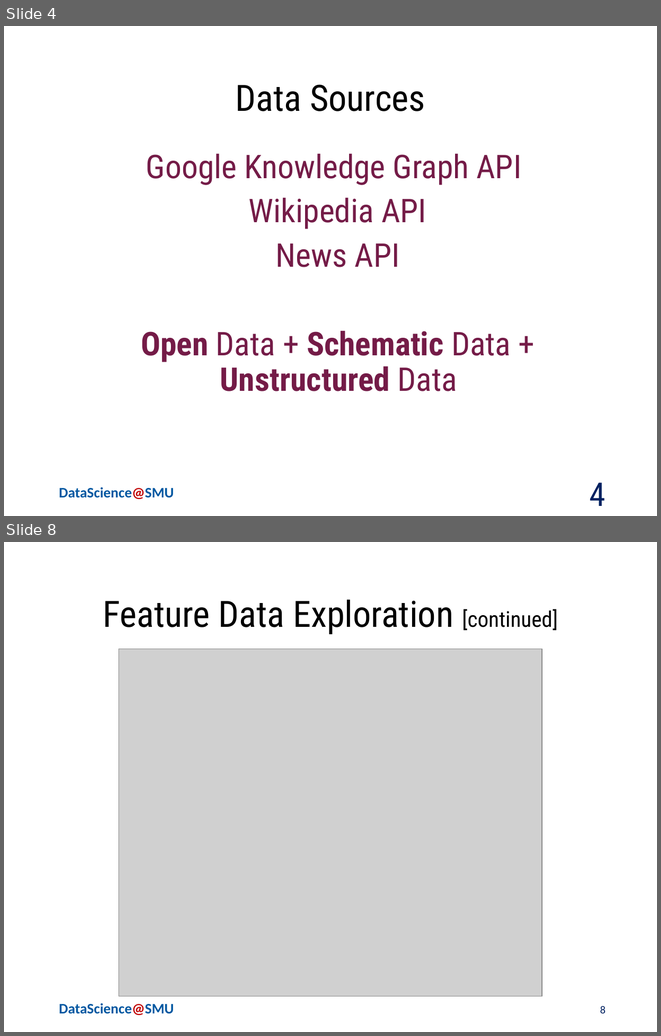
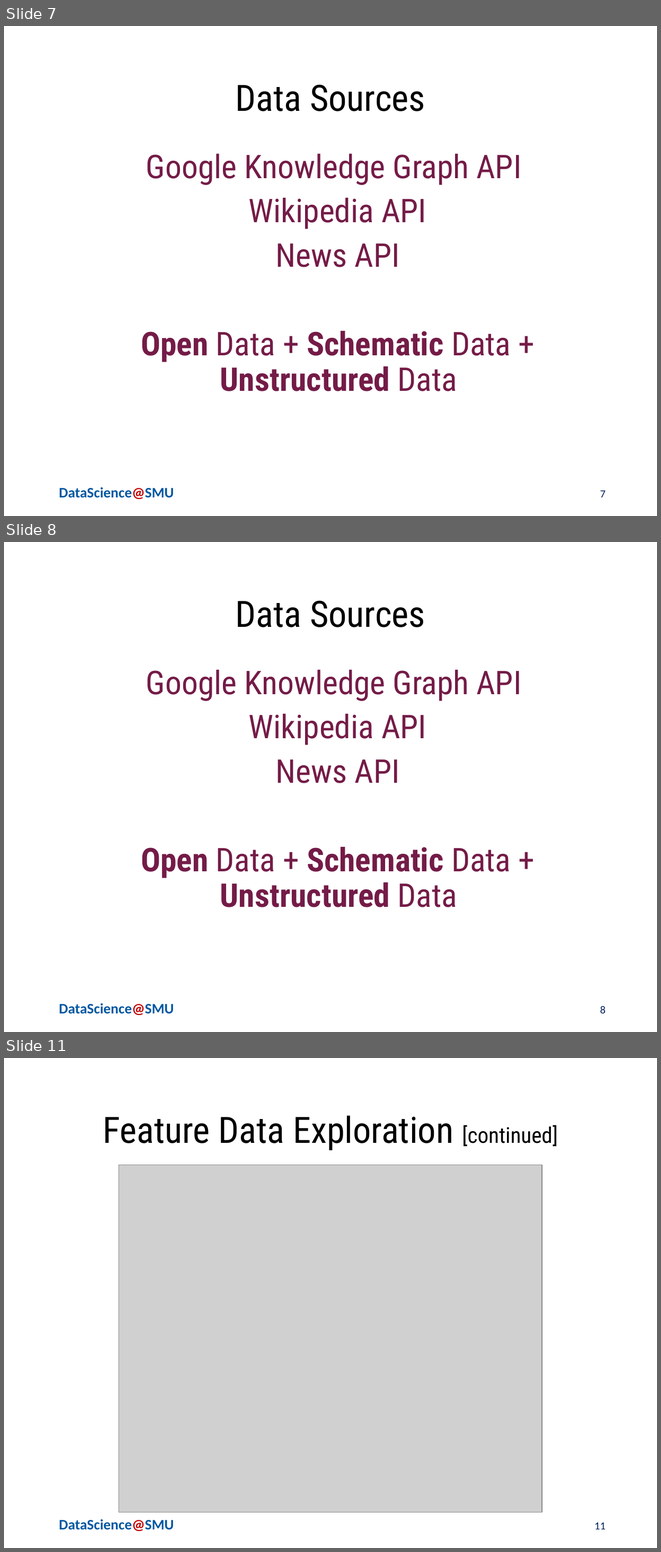
Before and after one commit to ChiruGit/Capstone, a slide deck: PoliticalProfiling-NLP+FeatureEngg-MSDSSMU-Fall2018.pptx. Shown one above the other, each under a label of ours: slides 4 and 8 before the commit, slides 7, 8 and 11 after it; the slides between them are not shown. The pictures are 661x1036 and 661x1552 pixels, drawn with LibreOffice and Linux fonts; fonts in the diff are those of the drawing; grey boxes stand for pictures; background and template pictures are left out. Boxes give left, top, right and bottom in pixels: in the first picture for what was removed or moved away, otherwise in the second. Text is boxed around its words. In the diff, an @@ line names an element or a change of style, - is before the commit and + after.

```diff
--- a/PoliticalProfiling-NLP+FeatureEngg-MSDSSMU-Fall2018.pptx
+++ b/PoliticalProfiling-NLP+FeatureEngg-MSDSSMU-Fall2018.pptx
@@ slide 8 added at (x1=4, y1=542, x2=657, y2=1032), background #FFFFFF; not listed: 1 template element that a slide beside it also shows @@
@@ title added at (x1=236, y1=600, x2=425, y2=627), 40 pt, text #000000 @@
+Data Sources
@@ text added at (x1=141, y1=669, x2=521, y2=907), 36 pt, text #741B47 @@
+Google Knowledge Graph API
+Wikipedia API
+News API
+Open Data + Schematic Data + Unstructured Data
@@ page number added at (x1=600, y1=1006, x2=606, y2=1013), 12 pt, text #002060 @@
+8
@@ what was slide 4 is now slide 7 @@
@@ page number at (x1=600, y1=490, x2=606, y2=497): text changed; size 36 to 12 pt; font Roboto Condensed to Calibri @@
-4
+7
@@ what was slide 8 is now slide 11 @@
@@ page number at (x1=594, y1=1522, x2=606, y2=1529): text changed @@
-8
+11
```
Also in this commit, not shown: 5 slides changed, 12 other slides added, 1 slide removed, 1 other file.
